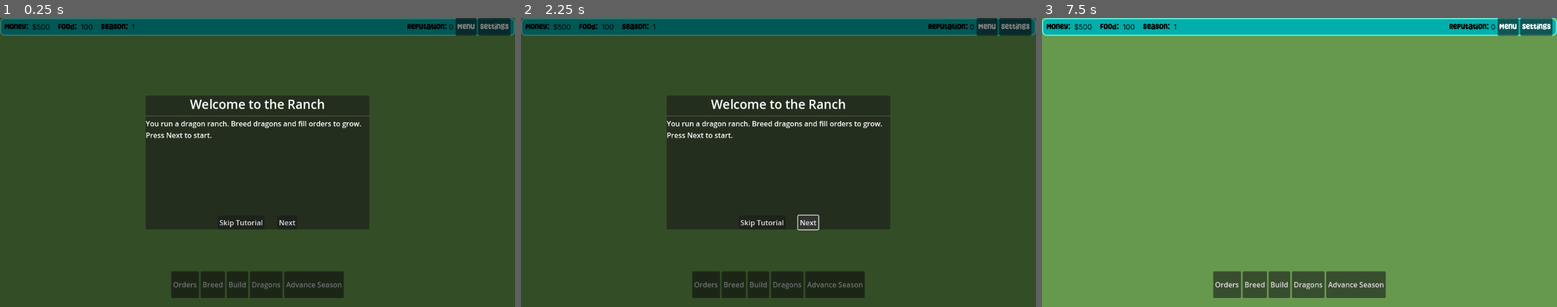
Above: before the commit, frames 1-3 (left to right).
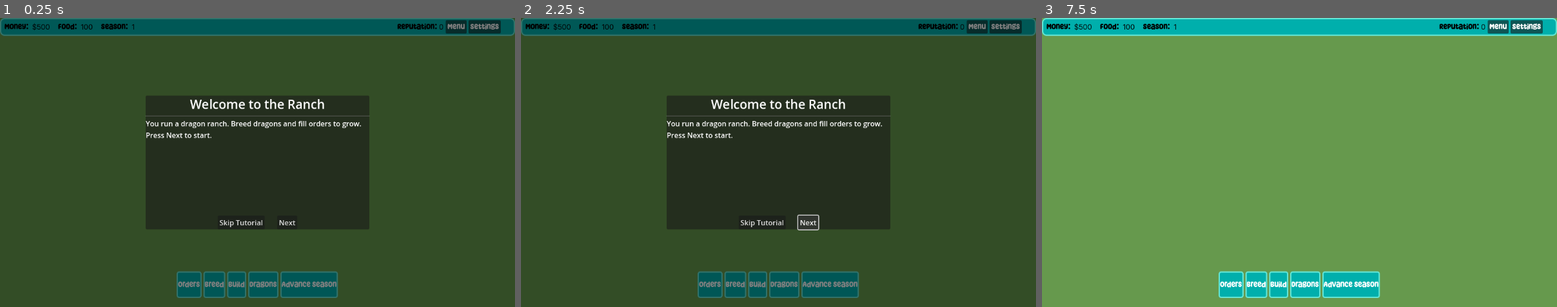
Above: after the commit, the same moments.

Repository: SFMiner/dragon-rancher
Game: Godot game, scene res://scenes/ranch/Ranch.tscn
The game is run twice, just before and just after one commit, with the same random seed, the same clock (stepped at 60 frames per second) and the same inputs. This scene is started directly instead of the project's main scene.
Inputs:
- Up to frame 1 (0.25 s): no input
- Up to frame 2 (2.25 s): click "Menu" at 0.5 s; click "Settings" at 1.25 s; click "Next" at 2 s
- Up to frame 3 (7.5 s): click "Next" at 2.75 s; click "Orders" at 3.5 s; click "Breed" at 4.25 s; click "Build" at 5 s; click "Dragons" at 5.75 s; click "Advance Season" at 6.5 s; click "Skip Tutorial" at 7.25 s

The runs differ from the first frame. In frame 1, 3.6% of the frame differs, in the area x 33-100%, y 0-97%; in frame 2, 3.6%; in frame 3, 3.7%.
Error in both runs: Invalid call. Nonexistent function 'matches_advance_condition' in base 'Resource (TutorialStep)'. (res://scripts/rules/TutorialLogic.gd:114)

Commit message:
Removed Sex peroperty: Dragons are now hermaphrodites

Diff:
--- a/scenes/ranch/ui/HUD.tscn
+++ b/scenes/ranch/ui/HUD.tscn
@@ -1,9 +1,21 @@
-[gd_scene load_steps=4 format=3 uid="uid://bciyvj3x0v3hx"]
+[gd_scene load_steps=5 format=3 uid="uid://bciyvj3x0v3hx"]
 
 [ext_resource type="Theme" uid="uid://b4qxgy6oyosdc" path="res://scenes/ranch/ui/panels/hUD.tres" id="1_juke8"]
 [ext_resource type="Script" uid="uid://bg1as1fdim2f1" path="res://scripts/ranch/ui/HUD.gd" id="1_xqyf6"]
 
 [sub_resource type="Theme" id="Theme_xsnkw"]
+
+[sub_resource type="StyleBoxFlat" id="StyleBoxFlat_juke8"]
+bg_color = Color(0, 0.6862745, 0.6745098, 1)
+border_width_left = 3
+border_width_top = 3
+border_width_right = 3
+border_width_bottom = 3
+border_color = Color(0.3882353, 0.8980392, 0.83137256, 1)
+corner_radius_top_left = 5
+corner_radius_top_right = 5
+corner_radius_bottom_right = 5
+corner_radius_bottom_left = 5
 
 [node name="HUD" type="Control"]
 layout_mode = 3
@@ -70,8 +82,8 @@
 anchor_left = 1.0
 anchor_right = 1.0
 anchor_bottom = 1.0
-offset_left = -210.0
-offset_right = -10.0
+offset_left = -263.0
+offset_right = 1.0
 grow_horizontal = 0
 grow_vertical = 2
 
@@ -85,11 +97,23 @@
 layout_mode = 2
 text = "XXX"
 
-[node name="MenuButton" type="Button" parent="CanvasLayer/TopBar/HBoxContainer2"]
+[node name="MarginContainer" type="MarginContainer" parent="CanvasLayer/TopBar/HBoxContainer2"]
+layout_mode = 2
+theme_override_constants/margin_top = 5
+theme_override_constants/margin_right = 0
+theme_override_constants/margin_bottom = 5
+
+[node name="MenuButton" type="Button" parent="CanvasLayer/TopBar/HBoxContainer2/MarginContainer"]
 layout_mode = 2
 text = "Menu"
 
-[node name="SettingsButton" type="Button" parent="CanvasLayer/TopBar/HBoxContainer2"]
+[node name="MarginContainer2" type="MarginContainer" parent="CanvasLayer/TopBar/HBoxContainer2"]
+layout_mode = 2
+theme_override_constants/margin_top = 5
+theme_override_constants/margin_right = 0
+theme_override_constants/margin_bottom = 5
+
+[node name="SettingsButton" type="Button" parent="CanvasLayer/TopBar/HBoxContainer2/MarginContainer2"]
 layout_mode = 2
 text = "Settings"
 
@@ -105,30 +129,41 @@
 offset_bottom = -20.0
 grow_horizontal = 2
 grow_vertical = 0
+theme = ExtResource("1_juke8")
 alignment = 1
 
 [node name="OrdersButton" type="Button" parent="CanvasLayer/BottomBar"]
 layout_mode = 2
+theme = ExtResource("1_juke8")
+theme_override_styles/normal = SubResource("StyleBoxFlat_juke8")
 text = "Orders"
 
 [node name="BreedingButton" type="Button" parent="CanvasLayer/BottomBar"]
 layout_mode = 2
+theme = ExtResource("1_juke8")
+theme_override_styles/normal = SubResource("StyleBoxFlat_juke8")
 text = "Breed"
 
 [node name="BuildButton" type="Button" parent="CanvasLayer/BottomBar"]
 layout_mode = 2
+theme = ExtResource("1_juke8")
+theme_override_styles/normal = SubResource("StyleBoxFlat_juke8")
 text = "Build"
 
 [node name="DragonsButton" type="Button" parent="CanvasLayer/BottomBar"]
 layout_mode = 2
+theme = ExtResource("1_juke8")
+theme_override_styles/normal = SubResource("StyleBoxFlat_juke8")
 text = "Dragons"
 
 [node name="AdvanceSeasonButton" type="Button" parent="CanvasLayer/BottomBar"]
 layout_mode = 2
+theme = ExtResource("1_juke8")
+theme_override_styles/normal = SubResource("StyleBoxFlat_juke8")
 text = "Advance Season"
 
-[connection signal="pressed" from="CanvasLayer/TopBar/HBoxContainer2/MenuButton" to="." method="_on_menu_button_pressed"]
-[connection signal="pressed" from="CanvasLayer/TopBar/HBoxContainer2/SettingsButton" to="." method="_on_settings_button_pressed"]
+[connection signal="pressed" from="CanvasLayer/TopBar/HBoxContainer2/MarginContainer/MenuButton" to="." method="_on_menu_button_pressed"]
+[connection signal="pressed" from="CanvasLayer/TopBar/HBoxContainer2/MarginContainer2/SettingsButton" to="." method="_on_settings_button_pressed"]
 [connection signal="pressed" from="CanvasLayer/BottomBar/OrdersButton" to="." method="_on_orders_button_pressed"]
 [connection signal="pressed" from="CanvasLayer/BottomBar/BreedingButton" to="." method="_on_breeding_button_pressed"]
 [connection signal="pressed" from="CanvasLayer/BottomBar/BuildButton" to="." method="_on_build_button_pressed"]
--- a/scenes/ranch/ui/panels/DragonDetailsPanel.tscn
+++ b/scenes/ranch/ui/panels/DragonDetailsPanel.tscn
@@ -44,10 +44,6 @@
 layout_mode = 2
 text = "Age: ... seasons"
 
-[node name="SexLabel" type="Label" parent="VBoxContainer"]
-layout_mode = 2
-text = "Life Stage: ..."
-
 [node name="LifeStageLabel" type="Label" parent="VBoxContainer"]
 layout_mode = 2
 text = "Life Stage: ..."
--- a/scenes/tests/TestDragons.gd
+++ b/scenes/tests/TestDragons.gd
@@ -100,7 +100,6 @@
 	var dragon := DragonData.new()
 	dragon.id = IdGen.generate_dragon_id()
 	dragon.name = IdGen.generate_random_name()
-	dragon.sex = "male" if randf() > 0.5 else "female"
 
 	# Generate random genotype
 	dragon.genotype = TraitDB.get_random_genotype(0)
@@ -242,7 +241,6 @@
 	var hatchling := DragonData.new()
 	hatchling.id = IdGen.generate_dragon_id()
 	hatchling.name = IdGen.generate_random_name()
-	hatchling.sex = "male" if randf() > 0.5 else "female"
 	hatchling.genotype = egg_node.egg_data.genotype.duplicate(true)
 	hatchling.phenotype = GeneticsEngine.calculate_phenotype(hatchling.genotype)
 	hatchling.life_stage = "hatchling"
@@ -301,7 +299,6 @@
 	print("\n=== Dragon Info ===")
 	print("Name: %s" % data.name)
 	print("ID: %s" % data.id)
-	print("Sex: %s" % data.sex)
 	print("Age: %d seasons" % data.age)
 	print("Life Stage: %s" % info["stage_display_name"])
 	print("Genotype: %s" % GeneticsResolvers.format_genotype_display(data.genotype))
--- a/scripts/autoloads/GeneticsEngine.gd
+++ b/scripts/autoloads/GeneticsEngine.gd
@@ -244,13 +244,11 @@
 
 ## Create a starter dragon with default genotype
 ## reputation_level: Current player reputation (determines unlocked traits)
-## sex: "male" or "female"
 ## Returns: DragonData
-func create_starter_dragon(reputation_level: int, sex: String) -> DragonData:
+func create_starter_dragon(reputation_level: int) -> DragonData:
 	var dragon: DragonData = DragonData.new()
 	dragon.genotype = TraitDB.get_default_genotype(reputation_level)
 	dragon.phenotype = calculate_phenotype(dragon.genotype)
-	dragon.sex = sex
 	dragon.life_stage = "adult"
 	dragon.age = 4  # Young adult
 	dragon.health = 100.0
@@ -260,13 +258,11 @@
 
 ## Create a random dragon with random genotype
 ## reputation_level: Current player reputation (determines unlocked traits)
-## sex: "male" or "female"
 ## Returns: DragonData
-func create_random_dragon(reputation_level: int, sex: String) -> DragonData:
+func create_random_dragon(reputation_level: int) -> DragonData:
 	var dragon: DragonData = DragonData.new()
 	dragon.genotype = TraitDB.get_random_genotype(reputation_level)
 	dragon.phenotype = calculate_phenotype(dragon.genotype)
-	dragon.sex = sex
 	dragon.life_stage = "adult"
 	dragon.age = 4  # Young adult
 	dragon.health = 100.0
@@ -286,8 +282,8 @@
 	if not parent_b.can_breed():
 		return {"success": false, "reason": "%s cannot breed (wrong stage or health)" % parent_b.name}
 
-	if parent_a.sex == parent_b.sex:
-		return {"success": false, "reason": "Both parents are the same sex"}
+	if parent_a == parent_b or (not parent_a.id.is_empty() and parent_a.id == parent_b.id):
+		return {"success": false, "reason": "A dragon cannot breed with itself"}
 
 	return {"success": true, "reason": "Breeding is possible"}
 
--- a/scripts/autoloads/RanchState.gd
+++ b/scripts/autoloads/RanchState.gd
@@ -354,7 +354,6 @@
 	var dragon := DragonData.new()
 	dragon.id = IdGen.generate_dragon_id()
 	dragon.name = IdGen.generate_random_name()
-	dragon.sex = "male" if RNGService.randf() > 0.5 else "female"
 	dragon.genotype = egg.genotype.duplicate(true)
 	dragon.phenotype = GeneticsEngine.calculate_phenotype(dragon.genotype)
 	dragon.age = 0
@@ -720,7 +719,6 @@
 		var dragon := DragonData.new()
 		dragon.id = IdGen.generate_dragon_id()
 		dragon.name = IdGen.generate_random_name()
-		dragon.sex = "male" if i == 0 else "female"
 		dragon.genotype = TraitDB.get_random_genotype(reputation)
 		dragon.phenotype = GeneticsEngine.calculate_phenotype(dragon.genotype)
 		dragon.age = 4  # Young adult
--- a/scripts/dragon_data.gd
+++ b/scripts/dragon_data.gd
@@ -12,9 +12,6 @@
 
 ## Display name for the dragon
 @export var name: String = ""
-
-## Biological sex: "male" or "female"
-@export var sex: String = ""
 
 ## Genotype dictionary: trait_key -> [allele1, allele2]
 ## Example: {"fire": ["F", "f"], "wings": ["w", "W"]}
@@ -63,7 +60,6 @@
 	return {
 		"id": id,
 		"name": name,
-		"sex": sex,
 		"genotype": genotype.duplicate(true),
 		"phenotype": phenotype.duplicate(true),
 		"age": age,
@@ -83,7 +79,6 @@
 	"""Deserialize dragon data from dictionary."""
 	id = data.get("id", "")
 	name = data.get("name", "")
-	sex = data.get("sex", "")
 	genotype = data.get("genotype", {}).duplicate(true)
 	phenotype = data.get("phenotype", {}).duplicate(true)
 	age = data.get("age", 0)
@@ -108,10 +103,6 @@
 
 	if name.is_empty():
 		push_warning("DragonData.is_valid: name is empty")
-		return false
-
-	if sex not in ["male", "female"]:
-		push_warning("DragonData.is_valid: invalid sex '%s'" % sex)
 		return false
 
 	if genotype.is_empty():
--- a/scripts/ranch/ui/HUD.gd
+++ b/scripts/ranch/ui/HUD.gd
@@ -6,15 +6,15 @@
 @onready var reputation_label = $CanvasLayer/TopBar/HBoxContainer2/ReputationLabel
 
 ## Top bar buttons
-@onready var menu_button = get_node_or_null("CanvasLayer/TopBar/HBoxContainer2/MenuButton")
-@onready var settings_button = get_node_or_null("CanvasLayer/TopBar/HBoxContainer2/SettingsButton")
+@onready var menu_button = get_node_or_null("CanvasLayer/TopBar/HBoxContainer2/MarginContainer/MenuButton")
+@onready var settings_button = get_node_or_null("CanvasLayer/TopBar/HBoxContainer2/MarginContainer2/SettingsButton")
 
 ## Bottom bar buttons
 @onready var orders_button = $CanvasLayer/BottomBar/OrdersButton
 @onready var breeding_button = $CanvasLayer/BottomBar/BreedingButton
 @onready var build_button = $CanvasLayer/BottomBar/BuildButton
 @onready var dragons_button = get_node_or_null("CanvasLayer/BottomBar/DragonsButton")
-@onready var advance_season_button = $CanvasLayer/BottoadmBar/AdvanceSeasonButton
+@onready var advance_season_button = $CanvasLayer/BottomBar/AdvanceSeasonButton
 
 ## Panel references
 @onready var orders_panel = get_node_or_null("/root/Ranch/UILayer/OrdersPanel")
--- a/scripts/ranch/ui/panels/BreedingPanel.gd
+++ b/scripts/ranch/ui/panels/BreedingPanel.gd
@@ -50,13 +50,28 @@
 	hide()
 
 
+func _get_available_adult_dragons(excluded: DragonData) -> Array[DragonData]:
+	var adult_dragons: Array[DragonData] = RanchState.get_adult_dragons()
+	if excluded == null:
+		return adult_dragons
+
+	var filtered: Array[DragonData] = []
+	for dragon in adult_dragons:
+		if dragon == excluded:
+			continue
+		if not excluded.id.is_empty() and dragon.id == excluded.id:
+			continue
+		filtered.append(dragon)
+	return filtered
+
+
 ## Select parent A button pressed
 func _on_select_parent_a_pressed() -> void:
 	AudioManager.play_sfx("ui_click.ogg")
-	var adult_dragons: Array[DragonData] = RanchState.get_adult_dragons()
+	var adult_dragons: Array[DragonData] = _get_available_adult_dragons(selected_parent_b)
 
 	if adult_dragons.is_empty():
-		_show_notification("No adult dragons available for breeding!", true)
+		_show_notification("No other adult dragons available for breeding!", true)
 		return
 
 	# TODO: Show dragon selection dialog
@@ -70,16 +85,16 @@
 ## Select parent B button pressed
 func _on_select_parent_b_pressed() -> void:
 	AudioManager.play_sfx("ui_click.ogg")
-	var adult_dragons: Array[DragonData] = RanchState.get_adult_dragons()
+	var adult_dragons: Array[DragonData] = _get_available_adult_dragons(selected_parent_a)
 
 	if adult_dragons.is_empty():
-		_show_notification("No adult dragons available for breeding!", true)
+		_show_notification("No other adult dragons available for breeding!", true)
 		return
 
 	# TODO: Show dragon selection dialog
-	# For now, select second adult dragon if available
-	if adult_dragons.size() > 1:
-		selected_parent_b = adult_dragons[1]
+	# For now, select first available adult dragon
+	if adult_dragons.size() > 0:
+		selected_parent_b = adult_dragons[0]
 		_update_ui()
 		_update_predictions()
 
--- a/scripts/ranch/ui/panels/DragonDetailsPanel.gd
+++ b/scripts/ranch/ui/panels/DragonDetailsPanel.gd
@@ -13,7 +13,6 @@
 @onready var genotype_label: Label = $VBoxContainer/GenotypeLabel
 @onready var phenotype_label: Label = $VBoxContainer/PhenotypeLabel
 @onready var age_label: Label = $VBoxContainer/AgeLabel
-@onready var sex_label: Label = $VBoxContainer/SexLabel
 @onready var life_stage_label: Label = $VBoxContainer/LifeStageLabel
 @onready var health_bar: ProgressBar = $VBoxContainer/HealthProgressBar
 @onready var happiness_bar: ProgressBar = $VBoxContainer/HappinessProgressBar
@@ -69,9 +68,8 @@
 	# Update phenotype
 	phenotype_label.text = "Phenotype: " + _format_phenotype(current_dragon.phenotype)
 
-	# Update age, sex, and life stage
+	# Update age and life stage
 	age_label.text = "Age: %d seasons (%s)" % [current_dragon.age, current_dragon.life_stage.capitalize()]
-	sex_label.text = "Sex: " + current_dragon.sex.capitalize()
 	life_stage_label.text = "Life Stage: " + current_dragon.life_stage.capitalize()
 
 	# Update progress bars
--- a/scripts/ranch/ui/panels/DragonListPanel.gd
+++ b/scripts/ranch/ui/panels/DragonListPanel.gd
@@ -5,7 +5,6 @@
 extends PanelContainer
 
 const NAME_SORT_KEY := "name"
-const SEX_SORT_KEY := "sex"
 
 @onready var header_container: HBoxContainer = $VBoxContainer/HeaderContainer
 @onready var rows_container: VBoxContainer = $VBoxContainer/ScrollContainer/RowsContainer
@@ -73,7 +72,6 @@
 		child.queue_free()
 
 	header_container.add_child(_create_header_button("Name", NAME_SORT_KEY, 140))
-	header_container.add_child(_create_header_button("Sex", SEX_SORT_KEY, 80))
 
 	for trait_key in trait_keys:
 		var display_name: String = trait_display_names.get(trait_key, trait_key.capitalize())
@@ -117,8 +115,6 @@
 	match key:
 		NAME_SORT_KEY:
 			return dragon.name.to_lower()
-		SEX_SORT_KEY:
-			return dragon.sex.to_lower()
 		_:
 			return _get_genotype_string(dragon, key).to_lower()
 
@@ -131,11 +127,6 @@
 	name_label.text = dragon.name
 	name_label.custom_minimum_size.x = 140
 	row.add_child(name_label)
-
-	var sex_label := Label.new()
-	sex_label.text = dragon.sex.capitalize()
-	sex_label.custom_minimum_size.x = 80
-	row.add_child(sex_label)
 
 	for trait_key in trait_keys:
 		var genotype_label := Label.new()
--- a/tests/genetics/test_breeding.gd
+++ b/tests/genetics/test_breeding.gd
@@ -69,7 +69,6 @@
 	var parent_a: DragonData = DragonData.new()
 	parent_a.id = "test_a"
 	parent_a.name = "Fire Dragon"
-	parent_a.sex = "female"
 	parent_a.genotype = {
 		"fire": ["F", "F"],
 		"wings": ["w", "w"],
@@ -81,7 +80,6 @@
 	var parent_b: DragonData = DragonData.new()
 	parent_b.id = "test_b"
 	parent_b.name = "Smoke Dragon"
-	parent_b.sex = "male"
 	parent_b.genotype = {
 		"fire": ["f", "f"],
 		"wings": ["W", "W"],
@@ -117,7 +115,6 @@
 	var parent_a: DragonData = DragonData.new()
 	parent_a.id = "test_a"
 	parent_a.name = "Hybrid A"
-	parent_a.sex = "female"
 	parent_a.genotype = {"fire": ["F", "f"]}
 	parent_a.life_stage = "adult"
 	parent_a.health = 100.0
@@ -125,7 +122,6 @@
 	var parent_b: DragonData = DragonData.new()
 	parent_b.id = "test_b"
 	parent_b.name = "Hybrid B"
-	parent_b.sex = "male"
 	parent_b.genotype = {"fire": ["F", "f"]}
 	parent_b.life_stage = "adult"
 	parent_b.health = 100.0
@@ -177,7 +173,6 @@
 	var parent_a: DragonData = DragonData.new()
 	parent_a.id = "test_a"
 	parent_a.name = "Vestigial Wings"
-	parent_a.sex = "female"
 	parent_a.genotype = {"wings": ["w", "w"]}
 	parent_a.life_stage = "adult"
 	parent_a.health = 100.0
@@ -185,7 +180,6 @@
 	var parent_b: DragonData = DragonData.new()
 	parent_b.id = "test_b"
 	parent_b.name = "Functional Wings"
-	parent_b.sex = "male"
 	parent_b.genotype = {"wings": ["W", "W"]}
 	parent_b.life_stage = "adult"
 	parent_b.health = 100.0
@@ -219,7 +213,6 @@
 	var parent_a: DragonData = DragonData.new()
 	parent_a.id = "test_a"
 	parent_a.name = "Heavy Armor Hybrid"
-	parent_a.sex = "female"
 	parent_a.genotype = {"armor": ["A", "a"]}
 	parent_a.life_stage = "adult"
 	parent_a.health = 100.0
@@ -227,7 +220,6 @@
 	var parent_b: DragonData = DragonData.new()
 	parent_b.id = "test_b"
 	parent_b.name = "Light Armor"
-	parent_b.sex = "male"
 	parent_b.genotype = {"armor": ["a", "a"]}
 	parent_b.life_stage = "adult"
 	parent_b.health = 100.0
@@ -267,7 +259,6 @@
 	var parent_a: DragonData = DragonData.new()
 	parent_a.id = "test_a"
 	parent_a.name = "Hybrid A"
-	parent_a.sex = "female"
 	parent_a.genotype = {"fire": ["F", "f"]}
 	parent_a.life_stage = "adult"
 	parent_a.health = 100.0
@@ -275,7 +266,6 @@
 	var parent_b: DragonData = DragonData.new()
 	parent_b.id = "test_b"
 	parent_b.name = "Hybrid B"
-	parent_b.sex = "male"
 	parent_b.genotype = {"fire": ["F", "f"]}
 	parent_b.life_stage = "adult"
 	parent_b.health = 100.0
@@ -316,7 +306,6 @@
 	var parent_a: DragonData = DragonData.new()
 	parent_a.id = "test_a"
 	parent_a.name = "Mixed A"
-	parent_a.sex = "female"
 	parent_a.genotype = {
 		"fire": ["F", "f"],
 		"wings": ["w", "W"],
@@ -328,7 +317,6 @@
 	var parent_b: DragonData = DragonData.new()
 	parent_b.id = "test_b"
 	parent_b.name = "Mixed B"
-	parent_b.sex = "male"
 	parent_b.genotype = {
 		"fire": ["f", "f"],
 		"wings": ["W", "W"],
--- a/tests/lifecycle/test_lifecycle.gd
+++ b/tests/lifecycle/test_lifecycle.gd
@@ -169,7 +169,6 @@
 	var dragon := DragonData.new()
 	dragon.id = "test"
 	dragon.name = "Test"
-	dragon.sex = "male"
 	dragon.genotype = {}
 	dragon.life_stage = "hatchling"
 	dragon.age = 0
@@ -295,7 +294,6 @@
 	var dragon := DragonData.new()
 	dragon.id = "test"
 	dragon.name = "Test"
-	dragon.sex = "male"
 	dragon.genotype = {}
 	dragon.life_stage = "adult"
 	dragon.age = 8
--- a/tests/ranch_state/test_dragons.gd
+++ b/tests/ranch_state/test_dragons.gd
@@ -44,7 +44,6 @@
 	# Create a test dragon
 	var dragon := DragonData.new()
 	dragon.name = "Test Dragon"
-	dragon.sex = "male"
 	dragon.genotype = {"fire": ["F", "f"]}
 	dragon.phenotype = GeneticsEngine.calculate_phenotype(dragon.genotype)
 	dragon.life_stage = "adult"
@@ -79,7 +78,6 @@
 	# Add a hatchling
 	var hatchling := DragonData.new()
 	hatchling.name = "Baby"
-	hatchling.sex = "female"
 	hatchling.genotype = {"fire": ["f", "f"]}
 	hatchling.phenotype = GeneticsEngine.calculate_phenotype(hatchling.genotype)
 	hatchling.life_stage = "hatchling"
--- a/tests/save_system/test_save_load.gd
+++ b/tests/save_system/test_save_load.gd
@@ -289,7 +289,6 @@
 	var test_dragon = DragonData.new()
 	test_dragon.id = "test_dragon_save_load"
 	test_dragon.name = "Test Dragon"
-	test_dragon.sex = "male"
 	test_dragon.genotype = {"fire": ["F", "f"], "wings": ["W", "w"]}
 	test_dragon.phenotype = {"fire": "present", "wings": "present"}
 	test_dragon.age = 5
